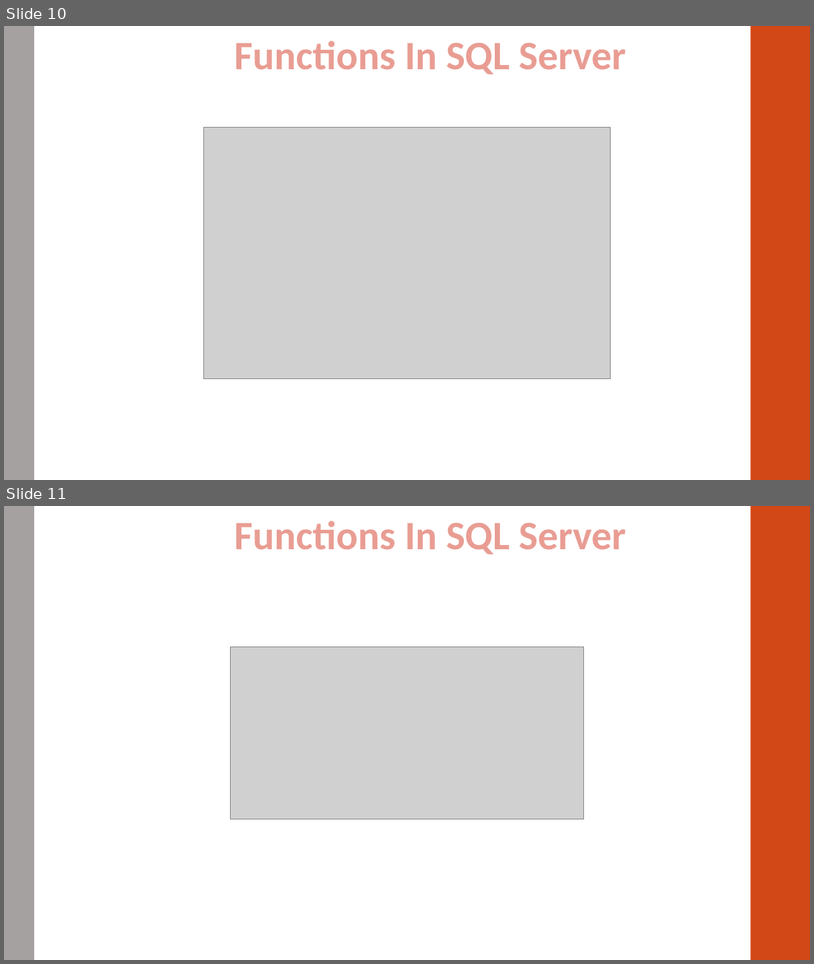
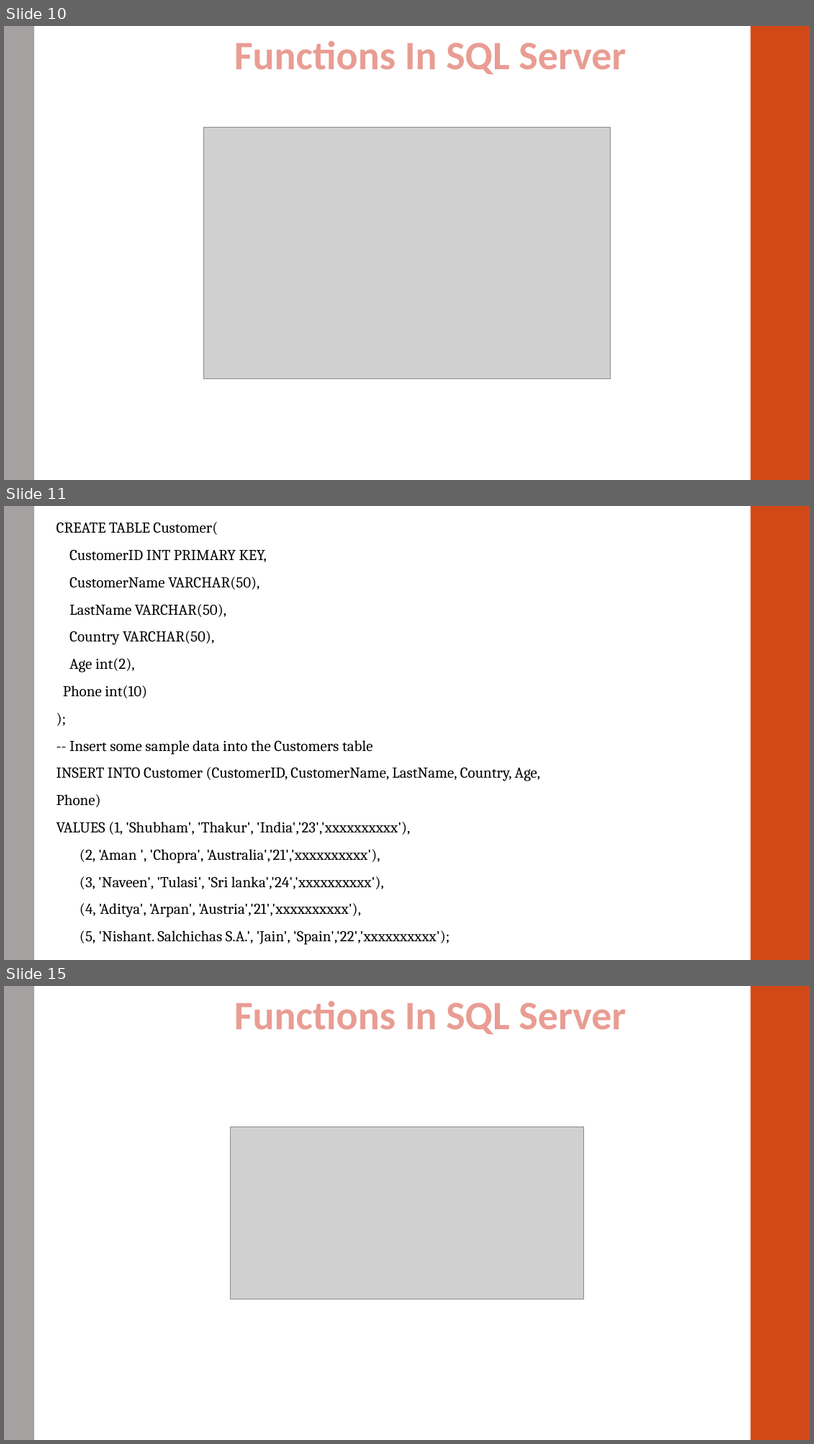
Before and after one commit to A-Wahab-Aamir/HDSE-1, a slide deck: SQL_SERVER/INTRODUCTION_TO_SQL(4) (function).pptx. Shown one above the other, each under a label of ours: slides 10 and 11 before the commit, slides 10, 11 and 15 after it; the slides between them are not shown. The pictures are 814x964 and 814x1444 pixels, drawn with LibreOffice and Linux fonts; fonts in the diff are those of the drawing; grey boxes stand for pictures. Boxes give left, top, right and bottom in pixels: in the first picture for what was removed or moved away, otherwise in the second. Text is boxed around its words. In the diff, an @@ line names an element or a change of style, - is before the commit and + after.

```diff
--- a/SQL_SERVER/INTRODUCTION_TO_SQL(4) (function).pptx
+++ b/SQL_SERVER/INTRODUCTION_TO_SQL(4) (function).pptx
@@ slide 11 added at (x1=4, y1=506, x2=810, y2=960), background #FFFFFF; not listed: 2 template elements that a slide beside it also shows @@
@@ text added at (x1=57, y1=522, x2=541, y2=944), 18 pt, text #000000 @@
+CREATE TABLE Customer(
+CustomerID INT PRIMARY KEY,
+CustomerName VARCHAR(50),
+LastName VARCHAR(50),
+Country VARCHAR(50),
+Age int(2),
+Phone int(10)
+);
+-- Insert some sample data into the Customers table
+INSERT INTO Customer (CustomerID, CustomerName, LastName, Country, Age, Phone)
+VALUES (1, 'Shubham', 'Thakur', 'India','23','xxxxxxxxxx'),
+(2, 'Aman ', 'Chopra', 'Australia','21','xxxxxxxxxx'),
+(3, 'Naveen', 'Tulasi', 'Sri lanka','24','xxxxxxxxxx'),
+(4, 'Aditya', 'Arpan', 'Austria','21','xxxxxxxxxx'),
+(5, 'Nishant. Salchichas S.A.', 'Jain', 'Spain','22','xxxxxxxxxx');
@@ what was slide 11 is now slide 15 @@
```
Also in this commit, not shown: 3 other slides added.
